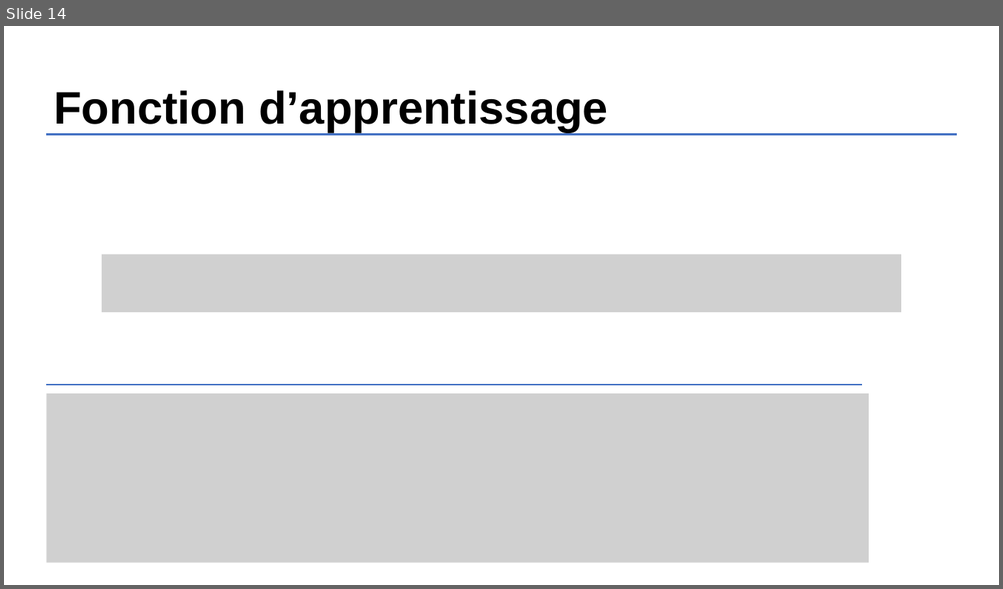
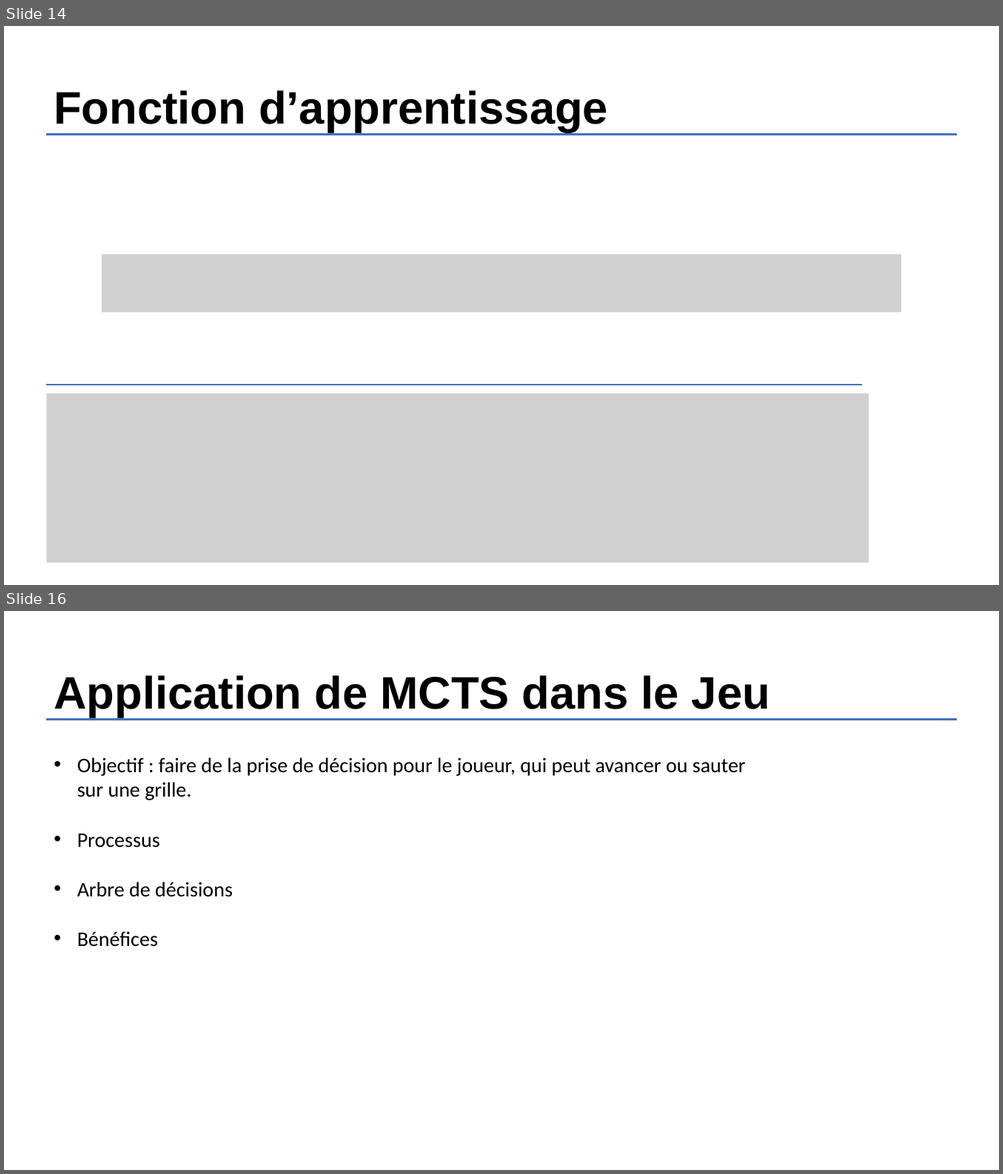
Before and after one commit to H4znow/marioBrossGame, a slide deck: report/Renforcement Learning sur Super Mario Bros.pptx. Shown one above the other, each under a label of ours: slide 14 before the commit, slides 14 and 16 after it; the slides between them are not shown. The pictures are 1003x589 and 1003x1174 pixels, drawn with LibreOffice and Linux fonts; fonts in the diff are those of the drawing; grey boxes stand for pictures. Boxes give left, top, right and bottom in pixels: in the first picture for what was removed or moved away, otherwise in the second. Text is boxed around its words. In the diff, an @@ line names an element or a change of style, - is before the commit and + after.

Commit message:
:memo: Ajout partie MCTS

```diff
--- a/report/Renforcement Learning sur Super Mario Bros.pptx
+++ b/report/Renforcement Learning sur Super Mario Bros.pptx
@@ slide 16 added at [4, 611, 999, 1170], background #FFFFFF @@
@@ title added at [54, 675, 770, 717], 44 pt, text #000000, bold @@
+Application de MCTS dans le Jeu
@@ line added from (46, 719) to (956, 719), #4472C4 1.5 pt @@
@@ text added at [77, 758, 745, 947], 20 pt, text #000000 @@
+• Objectif : faire de la prise de décision pour le joueur, qui peut avancer ou sauter sur une grille.
+• Processus
+• Arbre de décisions
+• Bénéfices
```
Also in this commit, not shown: 3 other slides added, 1 other file.
